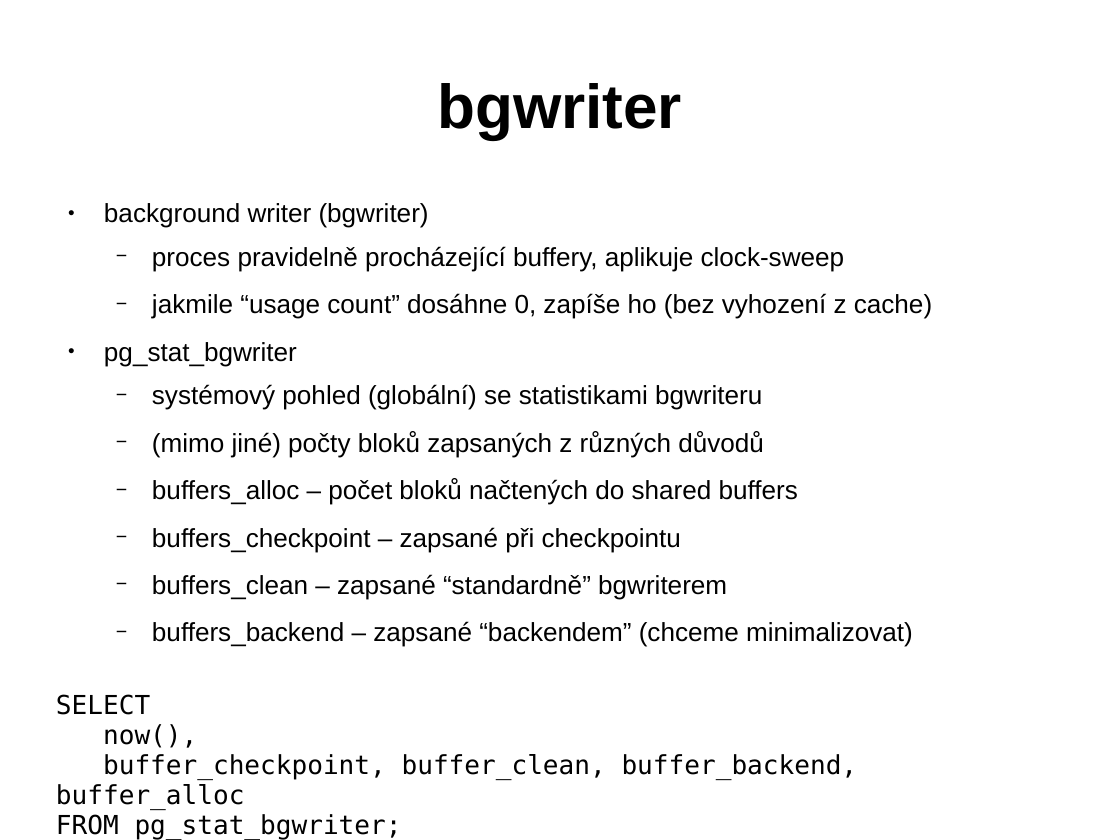
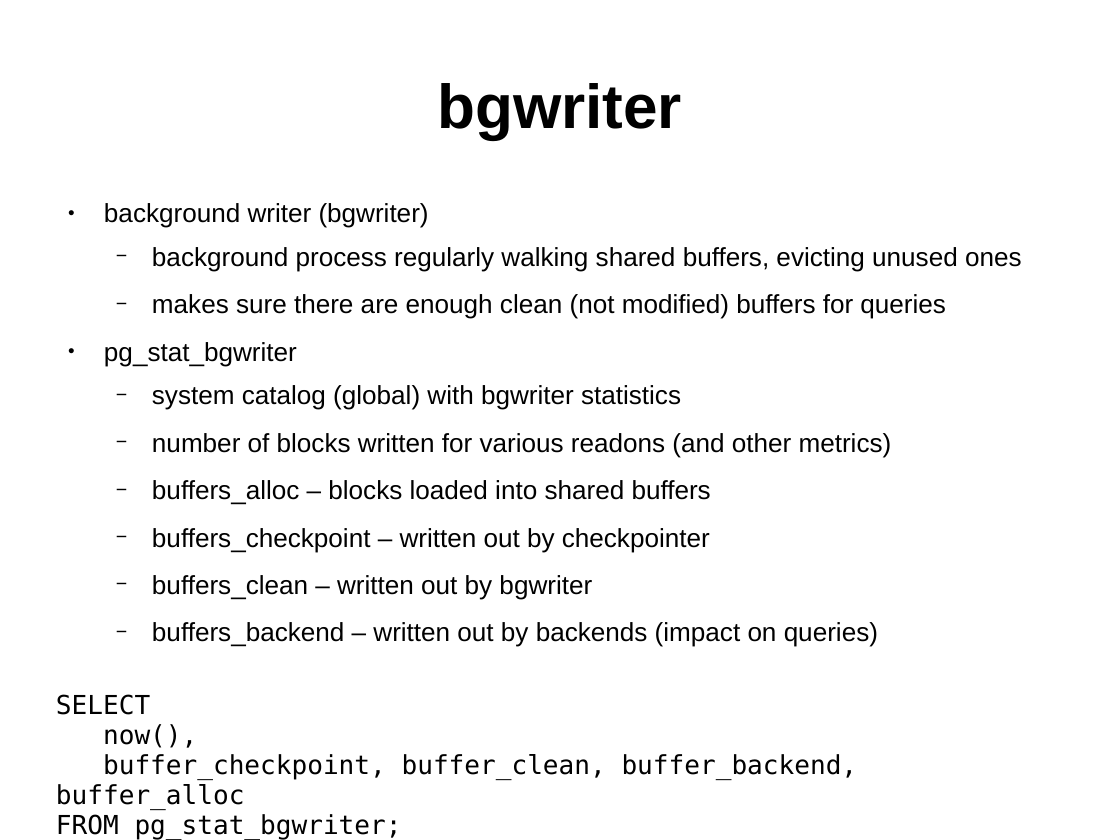
Before and after one commit to tvondra/perf_tuning_training, a slide deck: slide 23 of perf-tuning-training.odp (slide 22 before the commit). Drawn at 1120x840 pixels with LibreOffice and Linux fonts; fonts in the diff are those of the drawing. Boxes give left, top, right and bottom in pixels: in the first picture for what was removed or moved away, otherwise in the second. Text is boxed around its words. In the diff, an @@ line names an element or a change of style, - is before the commit and + after.

```diff
--- a/perf-tuning-training.odp
+++ b/perf-tuning-training.odp
@@ text at box(152, 247, 1022, 319): text changed @@
-  − proces pravidelně procházející buffery, aplikuje clock-sweep
-  − jakmile “usage count” dosáhne 0, zapíše ho (bez vyhození z cache)
+  − background process regularly walking shared buffers, evicting unused ones
+  − makes sure there are enough clean (not modified) buffers for queries
@@ text at box(152, 385, 892, 647): text changed @@
-  − systémový pohled (globální) se statistikami bgwriteru
-  − (mimo jiné) počty bloků zapsaných z různých důvodů
-  − buffers_alloc – počet bloků načtených do shared buffers
-  − buffers_checkpoint – zapsané při checkpointu
-  − buffers_clean – zapsané “standardně” bgwriterem
-  − buffers_backend – zapsané “backendem” (chceme minimalizovat)
+  − system catalog (global) with bgwriter statistics
+  − number of blocks written for various readons (and other metrics)
+  − buffers_alloc – blocks loaded into shared buffers
+  − buffers_checkpoint – written out by checkpointer
+  − buffers_clean – written out by bgwriter
+  − buffers_backend – written out by backends (impact on queries)
```
Also in this commit, not shown: 24 other slides changed, 13 slides added, 25 slides removed, 1 other file.
